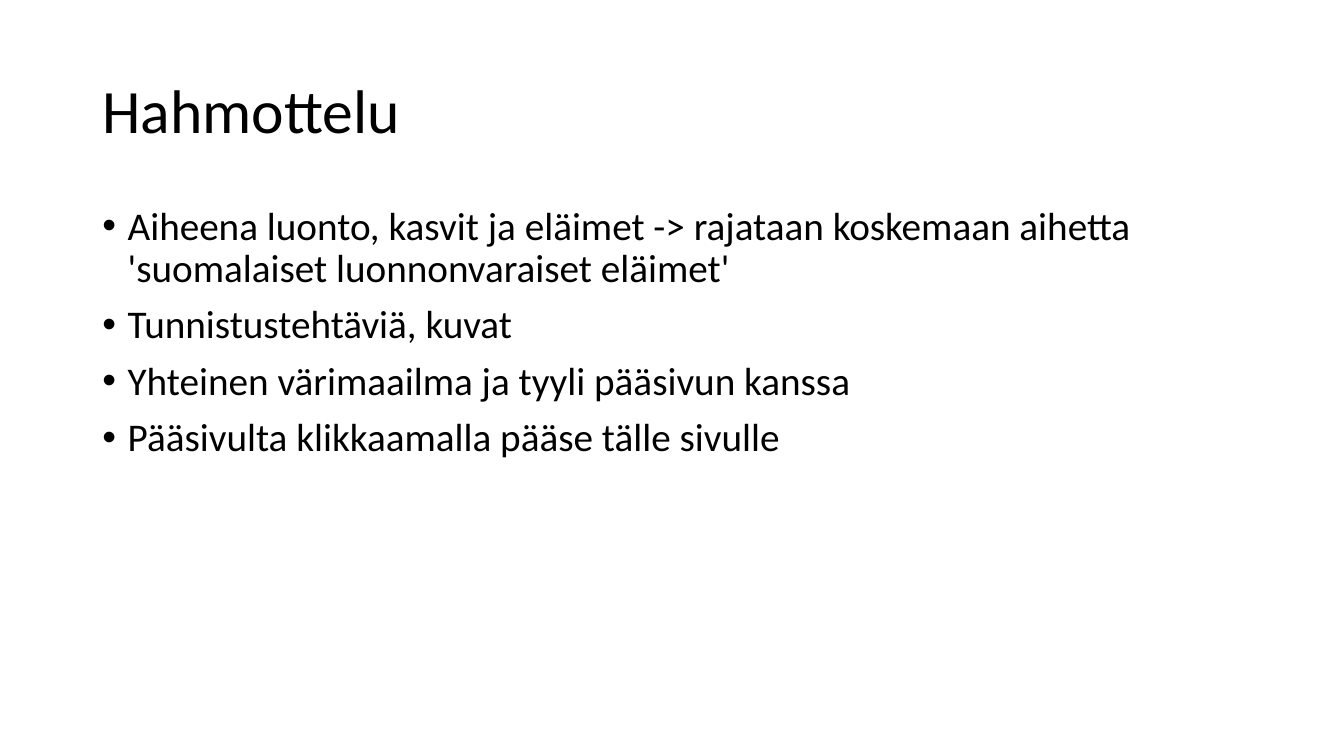
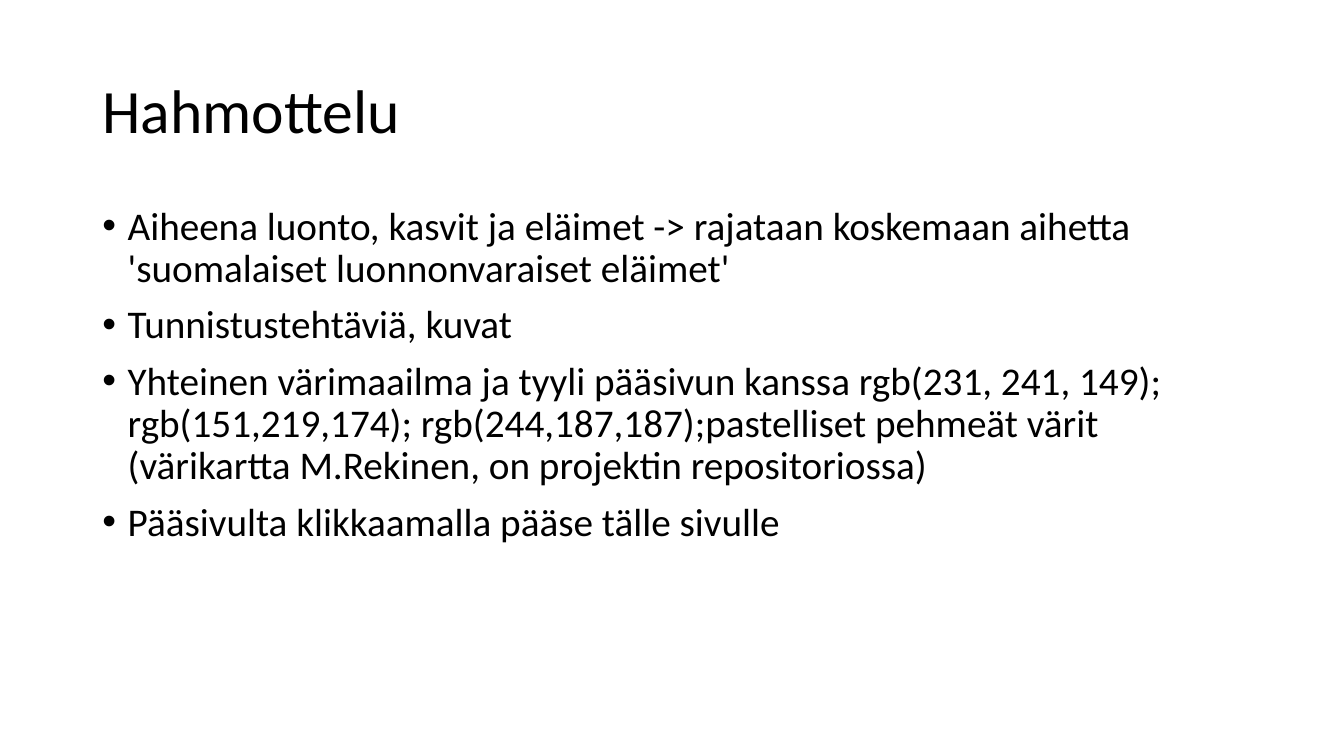
Before and after one commit to paikar2022/omasivu_mockup, a slide deck: slide 2 of Documents/Web-projektin_wireframe_alustava_suunnitelma.pptx. Drawn at 1344x756 pixels with LibreOffice and Linux fonts; fonts in the diff are those of the drawing. Boxes give left, top, right and bottom in pixels: in the first picture for what was removed or moved away, otherwise in the second. Text is boxed around its words. In the diff, an @@ line names an element or a change of style, - is before the commit and + after.

Commit message:
added some missing information to powerpoint

```diff
--- a/Documents/Web-projektin_wireframe_alustava_suunnitelma.pptx
+++ b/Documents/Web-projektin_wireframe_alustava_suunnitelma.pptx
@@ text at [128,366,1161,486]: text changed @@
-• Yhteinen värimaailma ja tyyli pääsivun kanssa
+• Yhteinen värimaailma ja tyyli pääsivun kanssa rgb(231, 241, 149); rgb(151,219,174); rgb(244,187,187);pastelliset pehmeät värit (värikartta M.Rekinen, on projektin repositoriossa)
```
